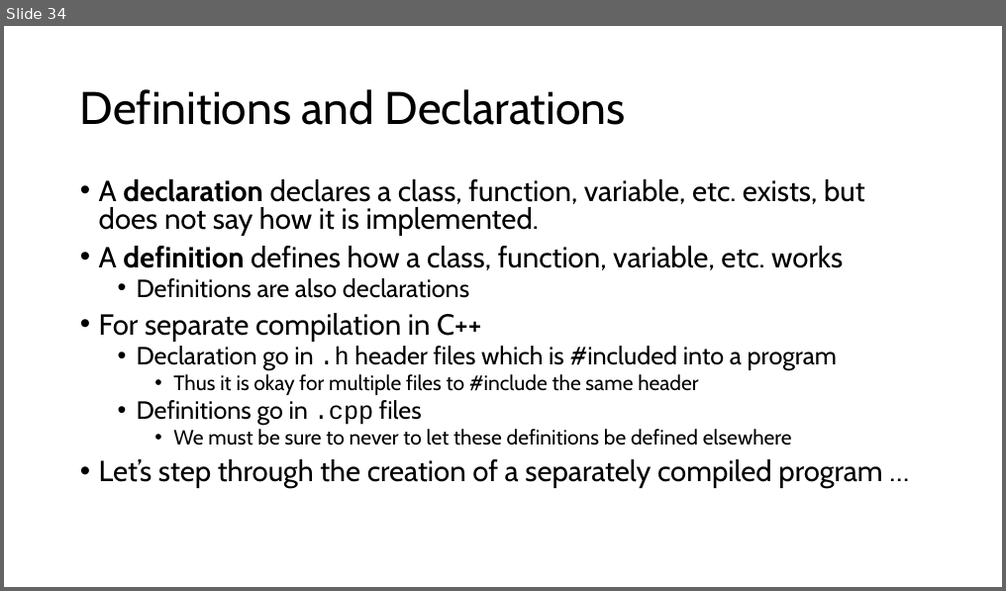
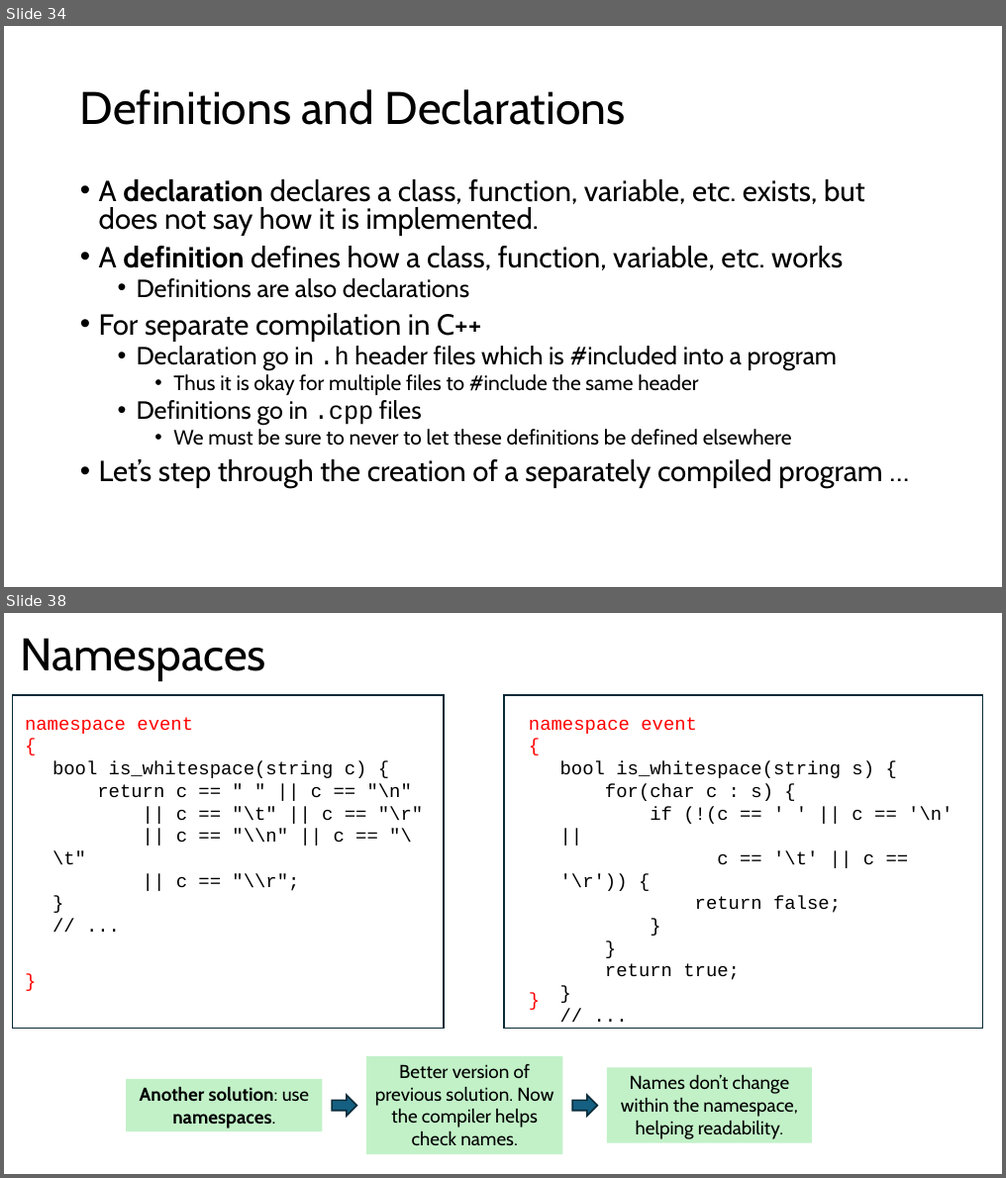
Before and after one commit to tjd1234/cmpt125spring2026, a slide deck: notes/week8/week8.pptx. Shown one above the other, each under a label of ours: slide 34 before the commit, slides 34 and 38 after it; the slides between them are not shown. The pictures are 1006x591 and 1006x1178 pixels, drawn with LibreOffice and Linux fonts; fonts in the diff are those of the drawing. Boxes give left, top, right and bottom in pixels: in the first picture for what was removed or moved away, otherwise in the second. Text is boxed around its words. In the diff, an @@ line names an element or a change of style, - is before the commit and + after.

```diff
--- a/notes/week8/week8.pptx
+++ b/notes/week8/week8.pptx
@@ slide 38 added at <box>4,613,1002,1174</box>, background #FFFFFF @@
@@ title added at <box>20,638,266,681</box>, 44 pt, text #000000 @@
+Namespaces
@@ rectangle added at <box>12,695,444,1029</box>, outline #092A39 1.5 pt @@
@@ rectangle added at <box>504,695,982,1029</box>, outline #092A39 1.5 pt @@
@@ text added at <box>25,717,193,734</box>, 18 pt, text #FF0000 @@
+namespace event {
@@ text added at <box>529,717,697,734</box>, 18 pt, text #FF0000 @@
+namespace event {
@@ text added at <box>53,761,423,891</box>, 18 pt, text #000000 @@
+bool is_whitespace(string c) {
+return c == " " || c == "\n"
+|| c == "\t" || c == "\r"
+|| c == "\\n" || c == "\\t"
+|| c == "\\r";
+}
+// ...
@@ text added at <box>560,761,952,980</box>, 18 pt, text #000000 @@
+bool is_whitespace(string s) {
+for(char c : s) {
+if (!(c == ' ' || c == '\n' ||
+c == '\t' || c == '\r')) {
+return false;
+}
+}
+return true;
+}
+// ...
@@ text added at <box>18,965,43,995</box>, 18 pt, text #FF0000 @@
+}
@@ text added at <box>522,984,547,1014</box>, 18 pt, text #FF0000 @@
+}
@@ rectangle added at <box>366,1057,562,1155</box>, fill #C2F1C8, 18 pt, text #000000 @@
+Better version of previous solution. Now the compiler helps check names.
@@ rectangle added at <box>126,1079,322,1133</box>, fill #C2F1C8, 18 pt, text #000000, bold @@
+Another solution: use namespaces.
@@ rectangle added at <box>607,1068,812,1144</box>, fill #C2F1C8, 18 pt, text #000000 @@
+Names don’t change within the namespace, helping readability.
@@ right arrow added at <box>332,1095,356,1116</box>, fill #156082, outline #092A39 1.5 pt @@
@@ right arrow added at <box>572,1095,597,1116</box>, fill #156082, outline #092A39 1.5 pt @@
```
Also in this commit, not shown: 19 other slides added, 6 other files.
